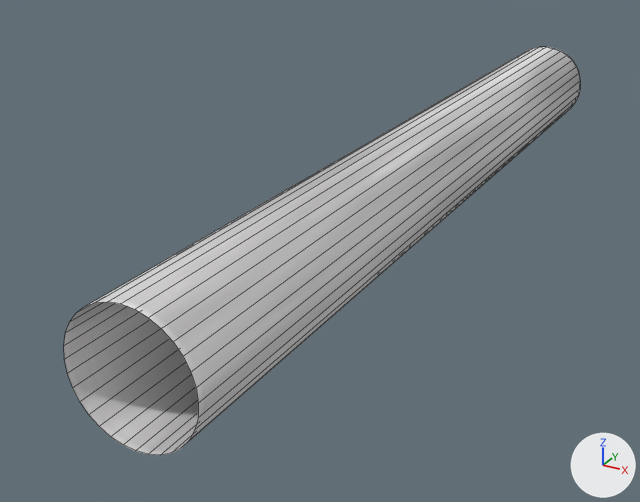
Renders of the FBX model Assets/3D/Fbx/RoomCylinder.fbx from each side of a commit.
Before and after are seen from a camera (50 mm lens) standing at (23.0, -51.0, 20.4) and looking at (-5.1, 0.1, -5.1). Arrows for +X, +Y and +Z are at lower right; the lights stay in place. The picture after the commit comes second. Mesh edges are drawn as thin lines. Where no turn or scale is listed for an object, it has been applied to the vertices.

The first picture shows 'RoomCylinder'.
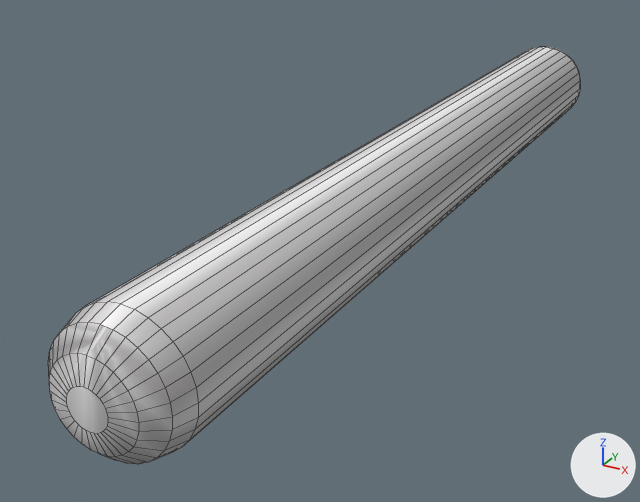
Where the newer file only moved an object's origin or applied its transform, the numbers keep the older frame.

Pixel boxes [x1, y1, x2, y2] of what changed, in the pictures (640 x 502 px):
'RoomCylinder', reshaped: before [64, 47, 580, 455]; after [48, 47, 580, 464]
part 1 of me_cylinder_001, added: after [48, 302, 198, 464]
part 2 of me_cylinder_001, surface changed: before [64, 53, 569, 455]; after [86, 53, 569, 444]

The edits, one by one:
me_cylinder_001 is used by ob_roomcylinder; location (0.0, 0.0, 0.0).
me_cylinder_001 had 160 vertices, 129 faces and spanned x -3.7..3.7, y -26.3..39.9, z -3.7..3.7.
me_cylinder_001 now has 256 vertices, 226 faces and spans x -3.7..3.7, y -28.9..39.9, z -3.7..3.7.
Part 1, on me_cylinder_001:
96 vertices are added at x -3.3..3.3, y -28.9..-27.6, z -3.3..3.3.
97 new faces join them.
me_cylinder_001 part 2: 32 kept faces spanning x -3.7..3.7, y -26.3..37.3, z -3.7..3.7 get new texture (UV) coordinates.
